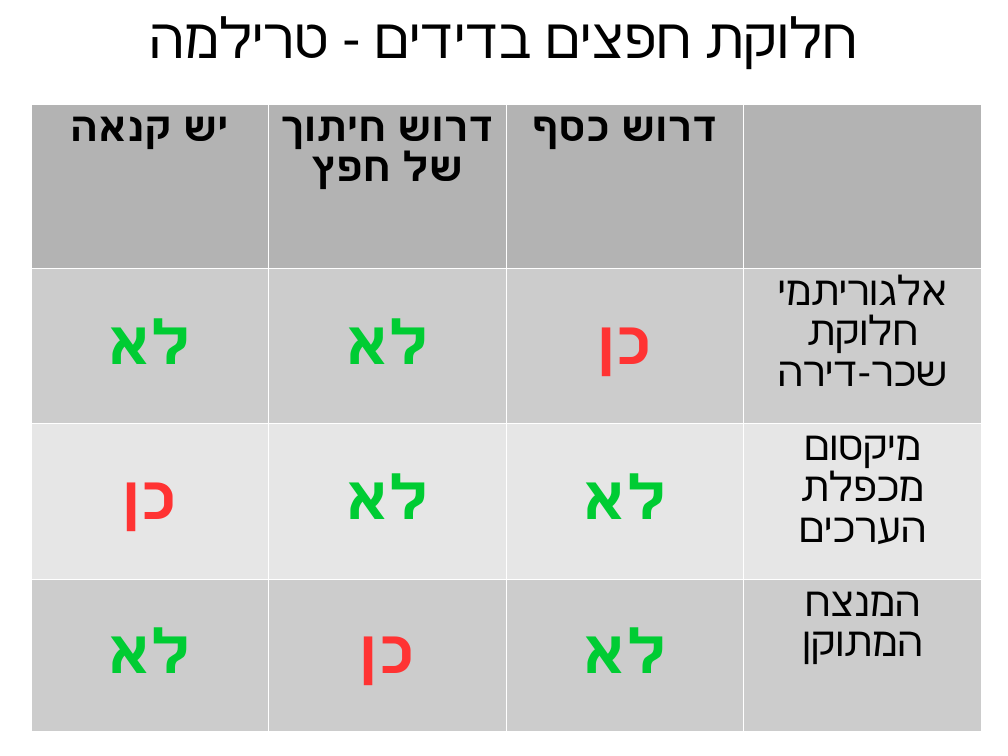
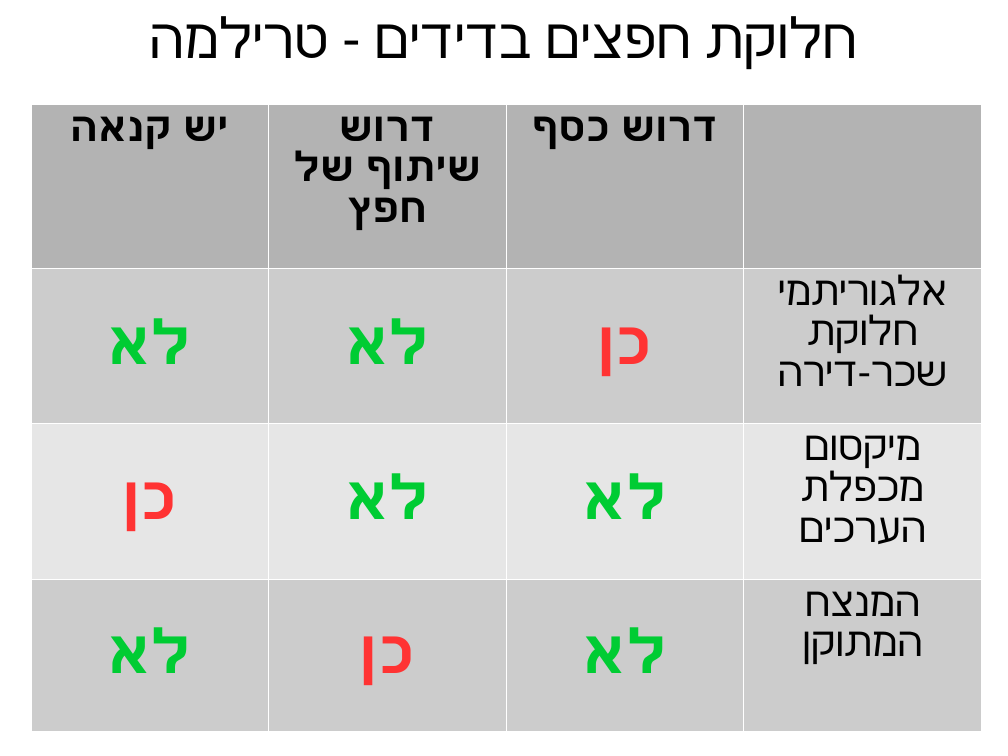
Before and after one commit to erelsgl-at-ariel/algorithms-5780, a slide deck: slide 13 of 04-item-allocation/slides-2-minimize-sharing.odp (slide 10 before the commit). Drawn at 1008x756 pixels with LibreOffice and Linux fonts; fonts in the diff are those of the drawing. Boxes give left, top, right and bottom in pixels: in the first picture for what was removed or moved away, otherwise in the second. Text is boxed around its words. In the diff, an @@ line names an element or a change of style, - is before the commit and + after.

```diff
--- a/04-item-allocation/slides-2-minimize-sharing.odp
+++ b/04-item-allocation/slides-2-minimize-sharing.odp
@@ table at [31, 104, 982, 718] @@
-row 1, column 2: דרוש חיתוך של חפץ
+row 1, column 2: דרוש שיתוף של חפץ
```
Also in this commit, not shown: 3 other slides changed, 3 slides added, 31 other files.
